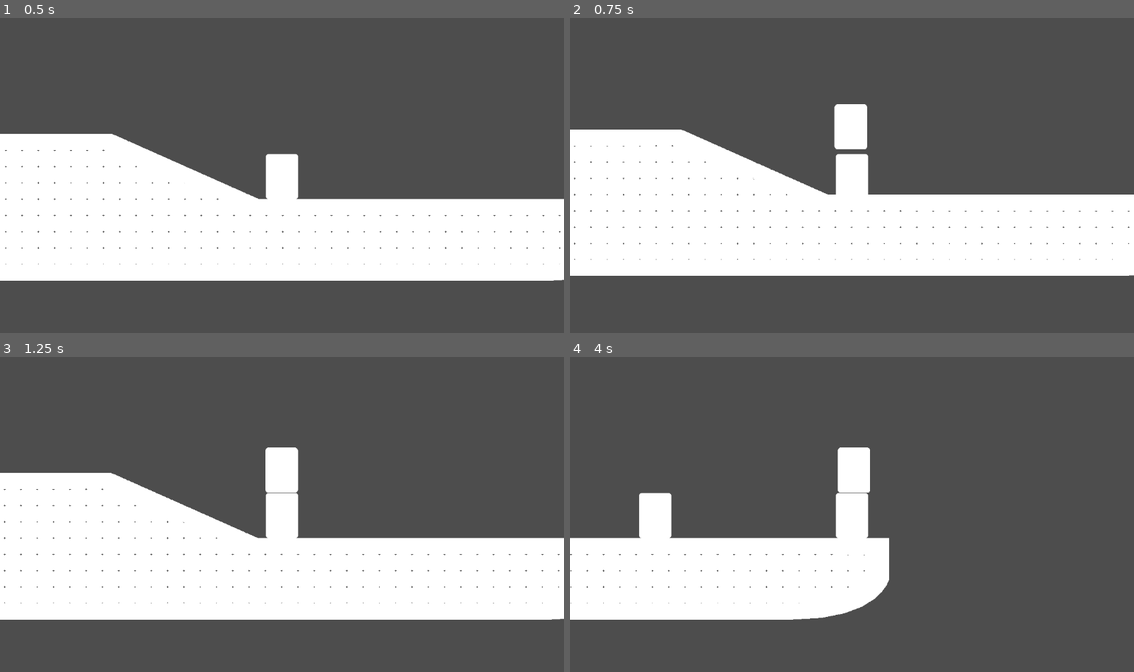
Above: before the commit, frames 1-4 (two rows, left to right).
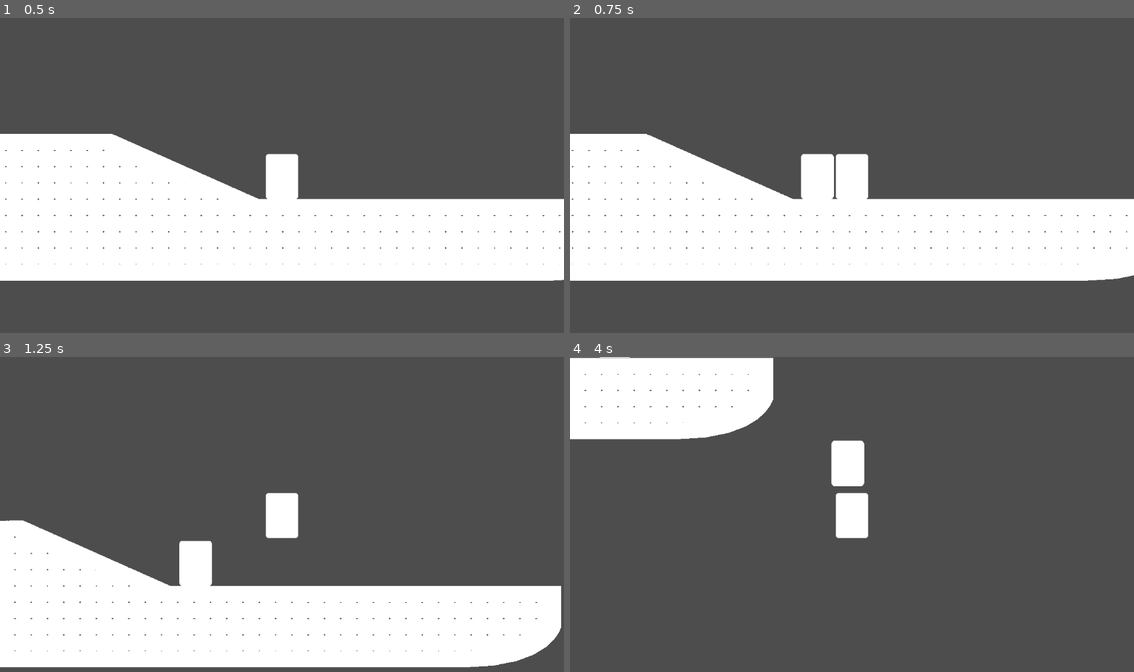
Above: after the commit, the same moments.

Repository: yourname3/jf-s25
Game: Godot game, scene res://level/level.tscn
The game is run twice, just before and just after one commit, with the same random seed, the same clock (stepped at 60 frames per second) and the same inputs.
Inputs (mouse positions are in pixels of both pictures, inside the frame that each line leads up to):
- Up to frame 1 (0.5 s): no input
- Up to frame 2 (0.75 s): tap Enter at 0.5 s; move the mouse to (976, 159) at 0.52 s; hold D (right) from 0.53 s (still down); tap Z (clone) at 0.6 s; click (976, 159) at 0.67 s
- Up to frame 3 (1.25 s): keep holding D (right); tap Space (jump) at 0.77 s
- Up to frame 4 (4 s): release D (right) at 1.25 s; drag from (739, 530) to (823, 577) at 1.27 s; move the mouse to (908, 445) at 2.02 s; hold D (right) 2.03-2.75 s; hold Alt 2.03-2.75 s; tap Z (clone) at 2.3, 3.8 s; drag from (823, 577) to (682, 467) at 2.77 s; move the mouse to (1021, 561) at 3.52 s; hold A (left) from 3.53 s (still down); hold Ctrl from 3.53 s (still down); tap Space (jump) at 3.77 s

Frame 1 is identical in both runs. In frame 2, 6.0% of the frame differs, in the area x 0-100%, y 27-84%; in frame 3, 34%, in the area x 0-100%, y 28-99%; in frame 4, 24%.

Commit message:
this kinda sick though

Diff:
--- a/player/player.gd
+++ b/player/player.gd
@@ -11,6 +11,8 @@
 
 var recording: Array[Vector2] = []
 var mode: int = 0
+
+var is_recording: bool = false
 
 var playback_frame: int = 0
 
@@ -56,7 +58,14 @@
 func _physics_process(delta: float) -> void:
 	var encoded_inputs := get_inputs()
 	if mode == MODE_PLAYER:
-		recording.push_back(encoded_inputs)
+		if Input.is_action_just_pressed("clone"):
+			original_position = global_position
+			recording.clear()
+			is_recording = true
+		elif Input.is_action_just_released("clone"):
+			spawn_clone()
+		if is_recording:
+			recording.push_back(encoded_inputs)
 
 	var h_input := encoded_inputs.x
 	var jump_pressed := false
@@ -99,6 +108,3 @@
 	if velocity.y > 0:
 		# Disable jumps if we ever lose our Y velocity.
 		jump_timer = 0
-
-	if Input.is_action_just_pressed("clone"):
-		spawn_clone()
